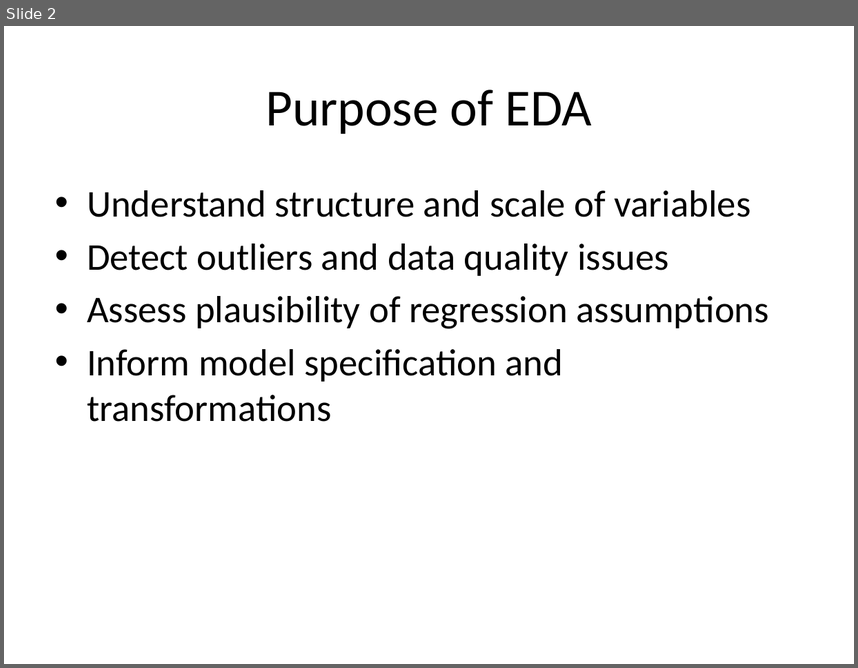
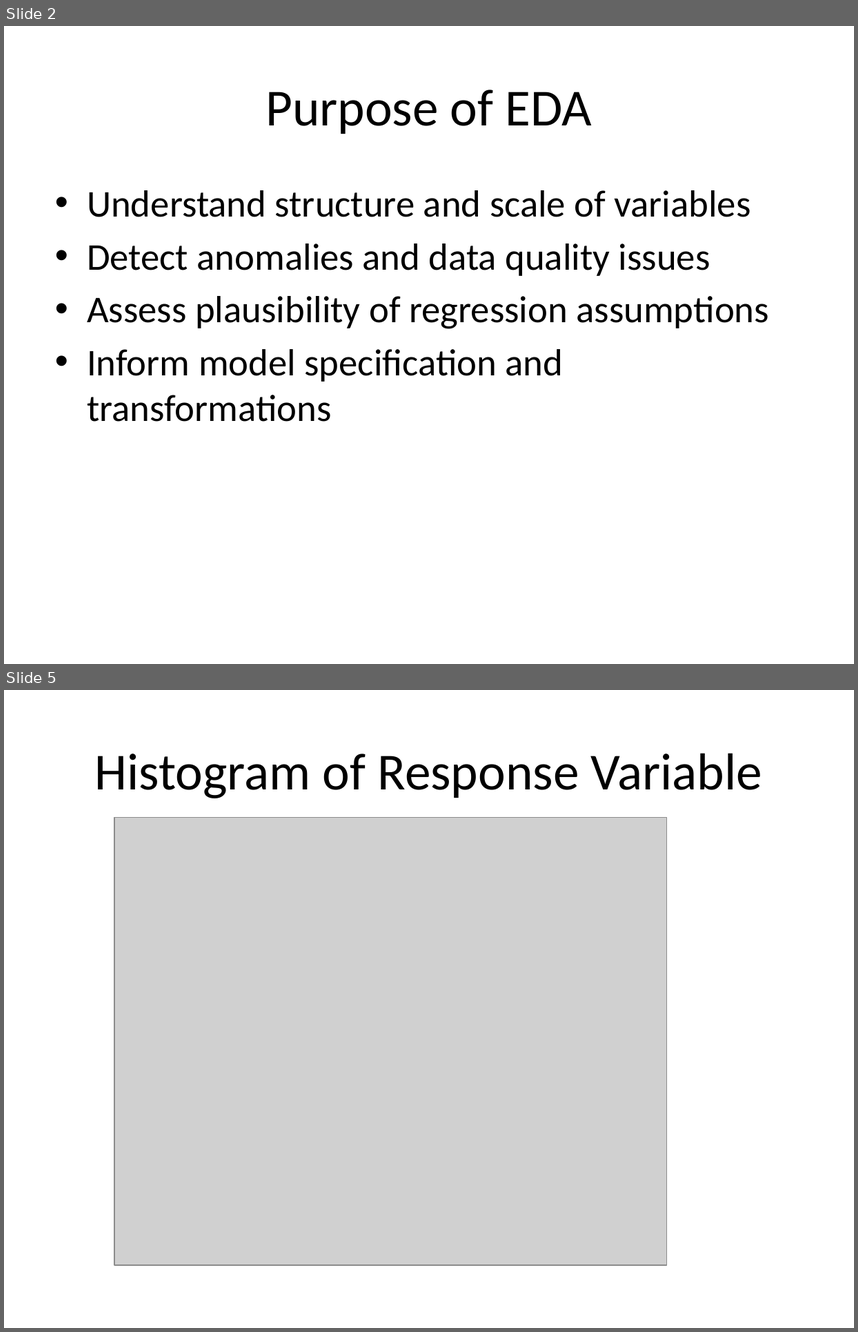
Before and after one commit to dustinpluta/STAT7630_Spring2026, a slide deck: Course_Notes/EDA_in_Regression.pptx. Shown one above the other, each under a label of ours: slide 2 before the commit, slides 2 and 5 after it; the slides between them are not shown. The pictures are 858x668 and 858x1332 pixels, drawn with LibreOffice and Linux fonts; fonts in the diff are those of the drawing; grey boxes stand for pictures. Boxes give left, top, right and bottom in pixels: in the first picture for what was removed or moved away, otherwise in the second. Text is boxed around its words. In the diff, an @@ line names an element or a change of style, - is before the commit and + after.

```diff
--- a/Course_Notes/EDA_in_Regression.pptx
+++ b/Course_Notes/EDA_in_Regression.pptx
@@ slide 5 added at (x1=4, y1=690, x2=854, y2=1328), background #FFFFFF @@
@@ title added at (x1=95, y1=753, x2=762, y2=798), 44 pt, text #000000 @@
+Histogram of Response Variable
@@ picture added at (x1=114, y1=818, x2=667, y2=1265) @@
@@ slide 2 changed as well @@
@@ text at (x1=87, y1=243, x2=711, y2=276): text changed @@
-• Detect outliers and data quality issues
+• Detect anomalies and data quality issues
```
Also in this commit, not shown: 6 other slides changed, 9 other slides added.
